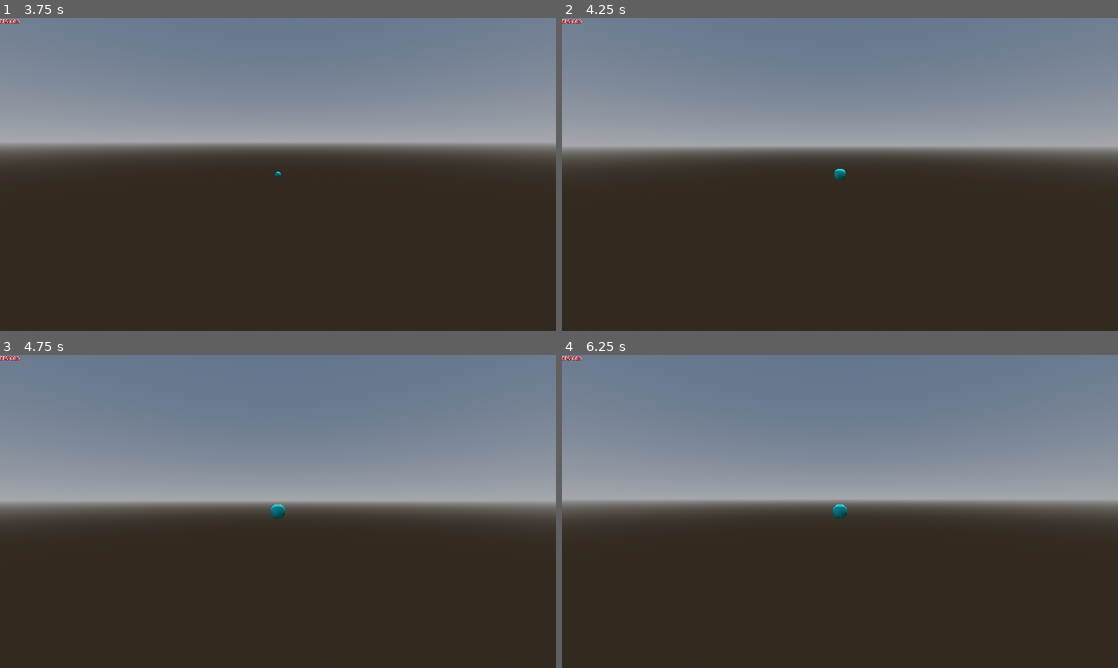
Above: before the commit, frames 1-4 (two rows, left to right).
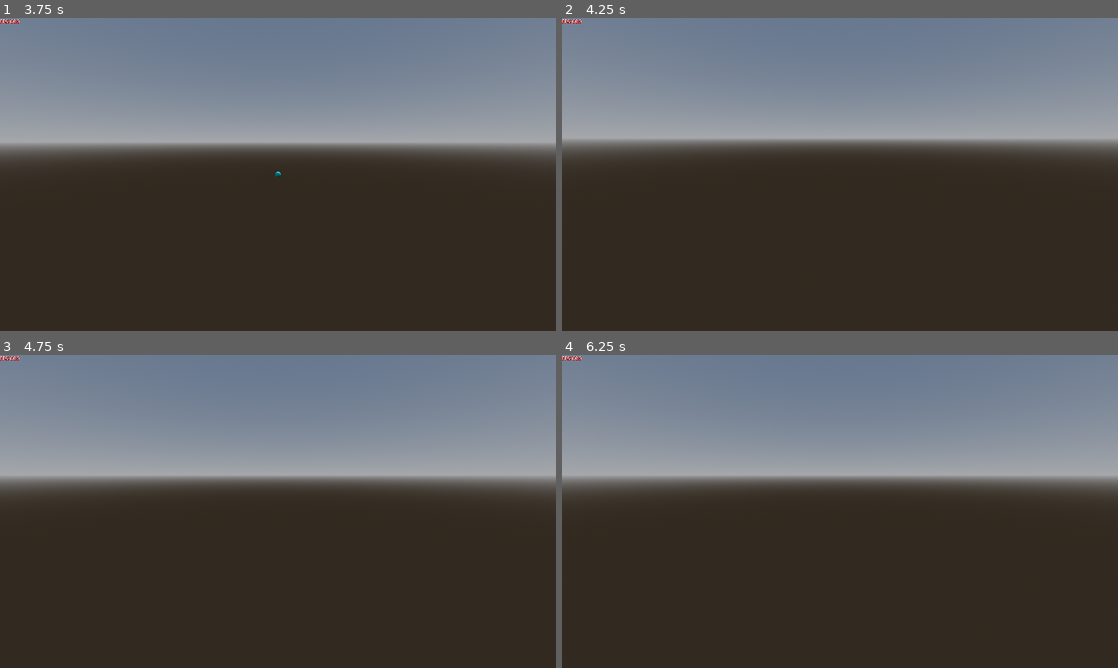
Above: after the commit, the same moments.

Repository: Cami-Cat/Dink-2026
Game: Godot game, scene res://Scenes/Core/GameCore/game_core.tscn
Two runs of this game, one before a commit and one after it. Both use one fixed random seed, a clock stepped at 60 frames per second and the inputs below.
Inputs (mouse positions are in pixels of both pictures, inside the frame that each line leads up to):
- Up to frame 1 (3.75 s): move the mouse to (400, 158) at 0.52 s; click (400, 158) at 0.6 s; tap Enter at 1.25 s; drag from (166, 190) to (250, 237) at 1.27 s; move the mouse to (333, 105) at 2.02 s; click (333, 105) at 2.1 s; drag from (250, 237) to (111, 127) at 2.77 s; move the mouse to (444, 221) at 3.52 s; click (444, 221) at 3.6 s
- Up to frame 2 (4.25 s): no input
- Up to frame 3 (4.75 s): drag from (111, 464) to (194, 433) at 4.27 s
- Up to frame 4 (6.25 s): tap Space at 5 s; move the mouse to (867, 511) at 5.02 s; click (867, 511) at 5.1 s; tap Enter at 5.75 s; drag from (756, 433) to (728, 527) at 5.77 s

Frame 1 is identical in both runs. In frame 2, 5.3% of the frame differs, in the area x 0-100%, y 38-52%; in frame 3, 13%, in the area x 0-100%, y 35-53%; in frame 4, 12%.

Commit message:
kill player upon reaching -20

Diff:
--- a/Scripts/Class/Character/Character_Controller.gd
+++ b/Scripts/Class/Character/Character_Controller.gd
@@ -48,6 +48,12 @@
 	apply_impulse(shoot_direction * (shoot_power * click_power), position)
 	return
 
+func _process(delta: float) -> void:
+	if position.y < -20:
+		player_died.emit()
+		queue_free()
+		return
+
 func _input(event: InputEvent) -> void:
 	if Input.is_action_just_pressed("Click"):
 		if !can_drag : return
